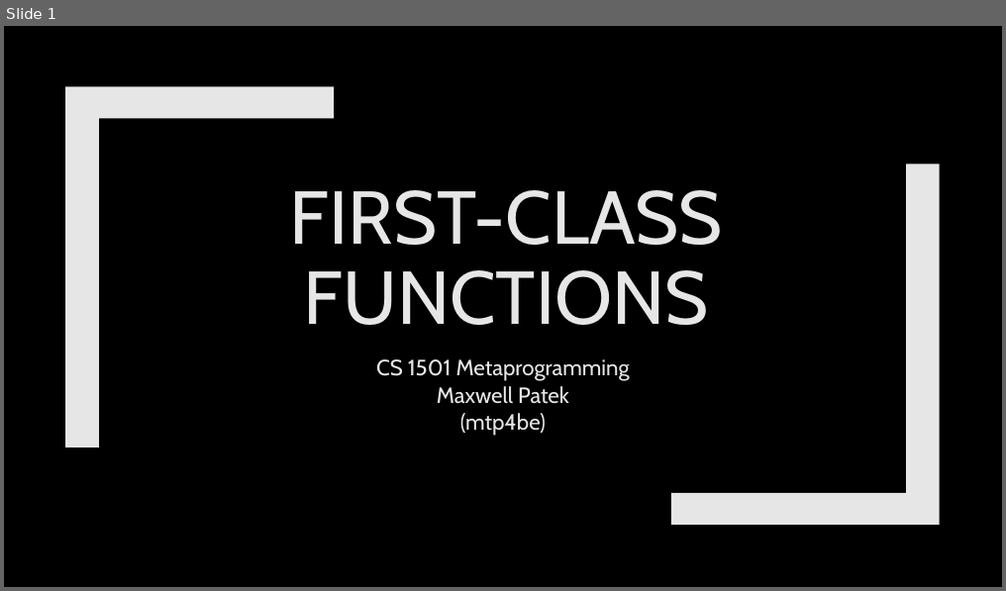
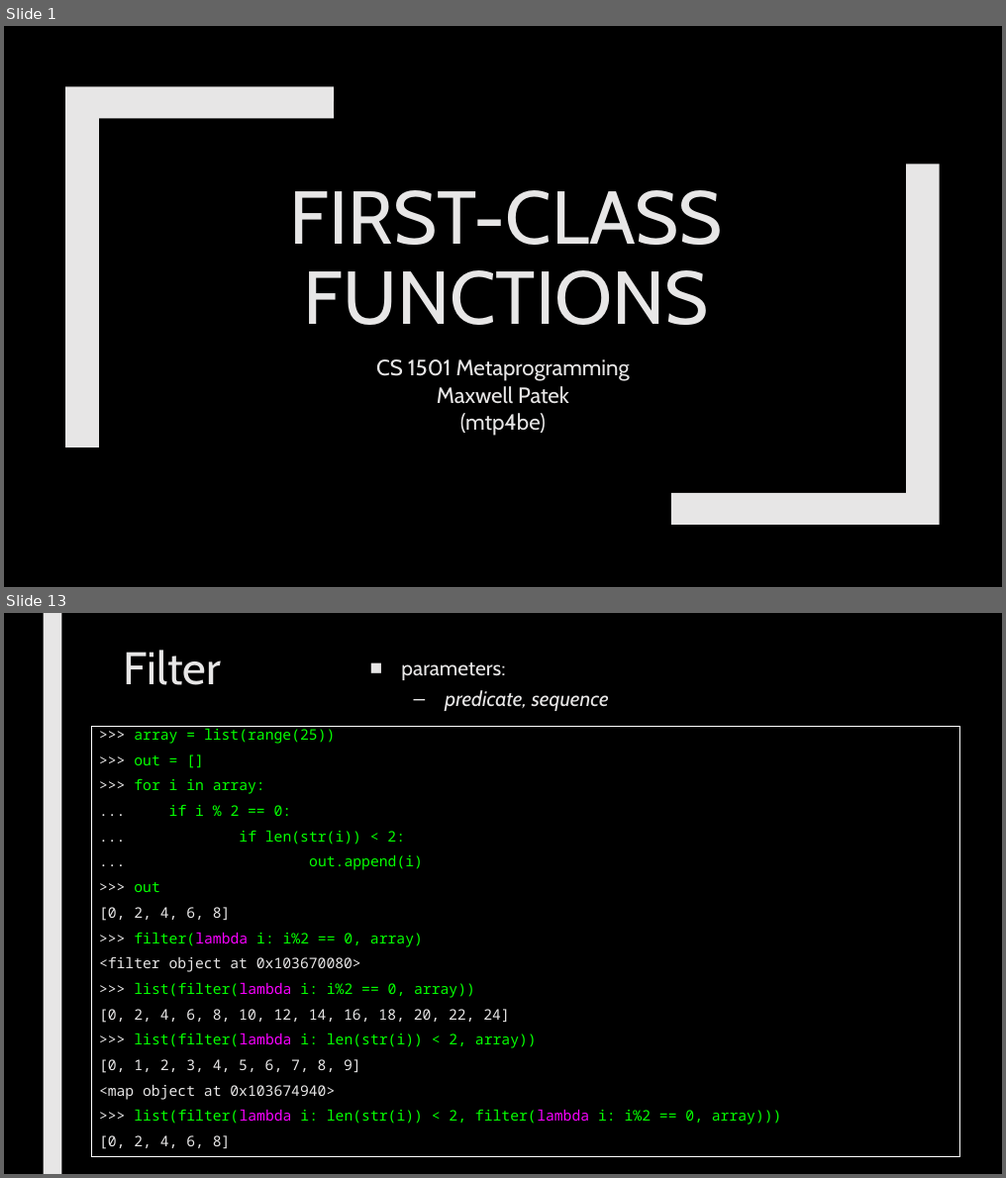
Before and after one commit to max7patek/metaprogramming, a slide deck: slides/02-FirstClassFunctions.pptx. Shown one above the other, each under a label of ours: slide 1 before the commit, slides 1 and 13 after it; the slides between them are not shown. The pictures are 1006x591 and 1006x1178 pixels, drawn with LibreOffice and Linux fonts; fonts in the diff are those of the drawing. Boxes give left, top, right and bottom in pixels: in the first picture for what was removed or moved away, otherwise in the second. Text is boxed around its words. In the diff, an @@ line names an element or a change of style, - is before the commit and + after.

```diff
--- a/slides/02-FirstClassFunctions.pptx
+++ b/slides/02-FirstClassFunctions.pptx
@@ slide 13 added at (x1=4, y1=613, x2=1002, y2=1174), background #000000 @@
@@ rectangle added at (x1=43, y1=613, x2=61, y2=1174), fill #E7E6E6 @@
@@ title added at (x1=124, y1=650, x2=221, y2=685), 44 pt, text #E7E6E6 @@
+Filter
@@ text added at (x1=401, y1=663, x2=609, y2=711), 20 pt, text #E7E6E6, italic @@
+■ parameters:
+  – predicate, sequence
@@ rectangle added at (x1=91, y1=726, x2=960, y2=1157), outline #FFFFFF 0.75 pt, 14 pt, text #05FF00 @@
+>>> array = list(range(25))
+>>> out = []
+>>> for i in array:
+... if i % 2 == 0:
+... if len(str(i)) < 2:
+... out.append(i)
+>>> out
+[0, 2, 4, 6, 8]
+>>> filter(lambda i: i%2 == 0, array)
+<filter object at 0x103670080>
+>>> list(filter(lambda i: i%2 == 0, array))
+[0, 2, 4, 6, 8, 10, 12, 14, 16, 18, 20, 22, 24]
+>>> list(filter(lambda i: len(str(i)) < 2, array))
+[0, 1, 2, 3, 4, 5, 6, 7, 8, 9]
+<map object at 0x103674940>
+>>> list(filter(lambda i: len(str(i)) < 2, filter(lambda i: i%2 == 0, array)))
+[0, 2, 4, 6, 8]
```
Also in this commit, not shown: 1 slide changed, 15 other slides added, 2 slides removed.
